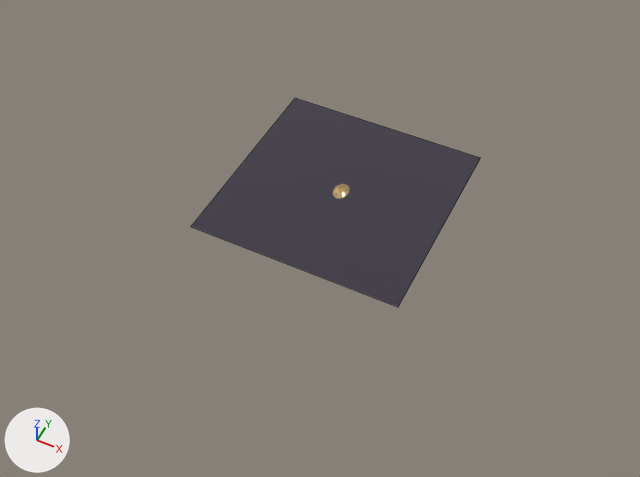
Before and after pictures for a commit that changed the Blender file rendu/masque.blend.
Camera for both pictures: a camera (50 mm lens) standing at (2414.0, -5265.0, 5816.0) and looking at (-26.0, -385.0, -283.0). Lighting does not change. The marker at lower left points along +X, +Y and +Z. The picture after the commit comes second. Mesh edges are drawn as thin lines on the coarser meshes.
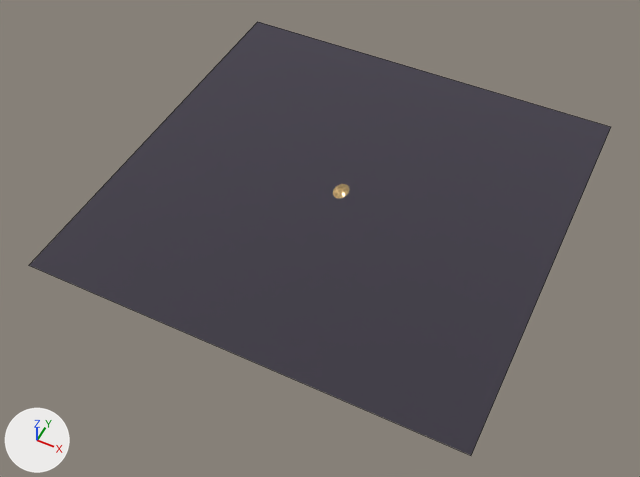
Edits to the scene script, one JSON object a line:
```json
{"block": "me_plane", "where": "# used by ob_plane; location = (0.0, 0.0, -1.0)"}
{"op": "remove", "block": "me_plane", "code": "me_plane.from_pydata(...)  # 4 vertices, 1 face; spans x -1000.0..1000.0, y -1000.0..1000.0, z 0.0"}
{"op": "add", "block": "me_plane", "code": "me_plane.from_pydata(...)  # 4 vertices, 1 face; spans x -2000.0..2000.0, y -2000.0..2000.0, z 0.0"}
{"block": "me_plane", "change": "me_plane part 1"}
{"op": "set", "path": "me_plane.vertices[0].co", "old": "(-1000.0, -1000.0, 0.0)", "new": "(-2000.0, -2000.0, 0.0)", "note": "pixel (190, 226) -> pixel (28, 265)"}
{"op": "set", "path": "me_plane.vertices[1].co", "old": "(1000.0, -1000.0, 0.0)", "new": "(2000.0, -2000.0, 0.0)", "note": "pixel (398, 307) -> pixel (471, 455)"}
{"op": "set", "path": "me_plane.vertices[2].co", "old": "(-1000.0, 1000.0, 0.0)", "new": "(-2000.0, 2000.0, 0.0)", "note": "pixel (295, 97) -> pixel (257, 21)"}
{"op": "set", "path": "me_plane.vertices[3].co", "old": "(1000.0, 1000.0, 0.0)", "new": "(2000.0, 2000.0, 0.0)", "note": "pixel (480, 157) -> pixel (611, 126)"}
```

Where the change shows, as pixel boxes [x1, y1, x2, y2] in the pictures (640 x 477 px):
```json
{"object": "Plane", "change": "reshaped", "before": [191, 98, 481, 307], "after": [29, 22, 611, 455], "on screen": "100% wider, 107% taller"}
```
